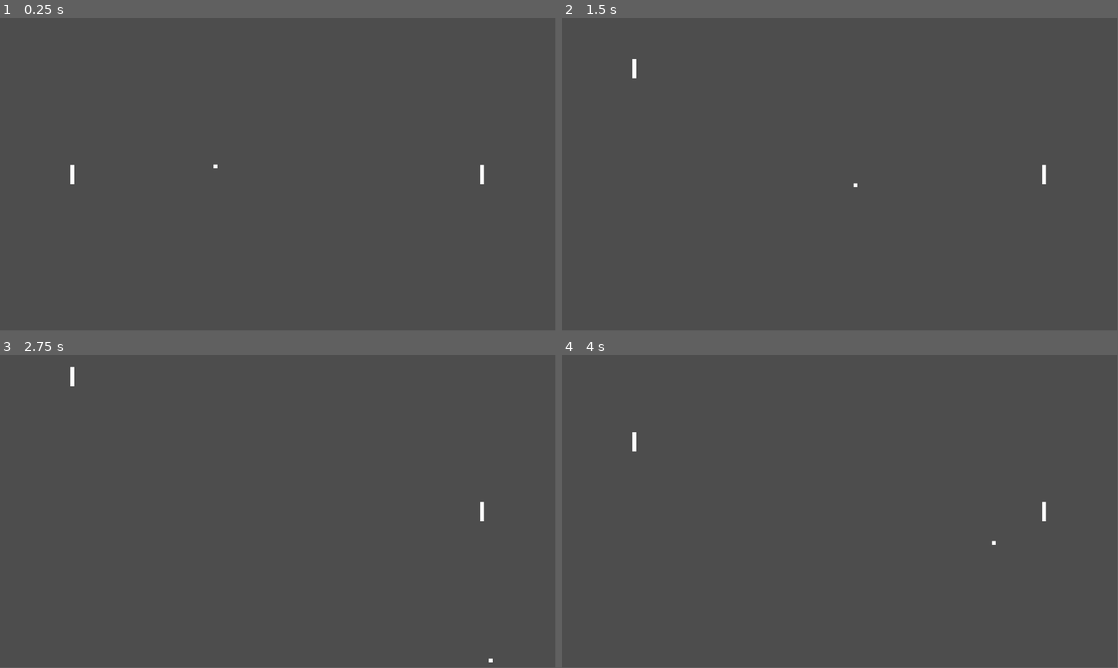
Above: before the commit, frames 1-4 (two rows, left to right).
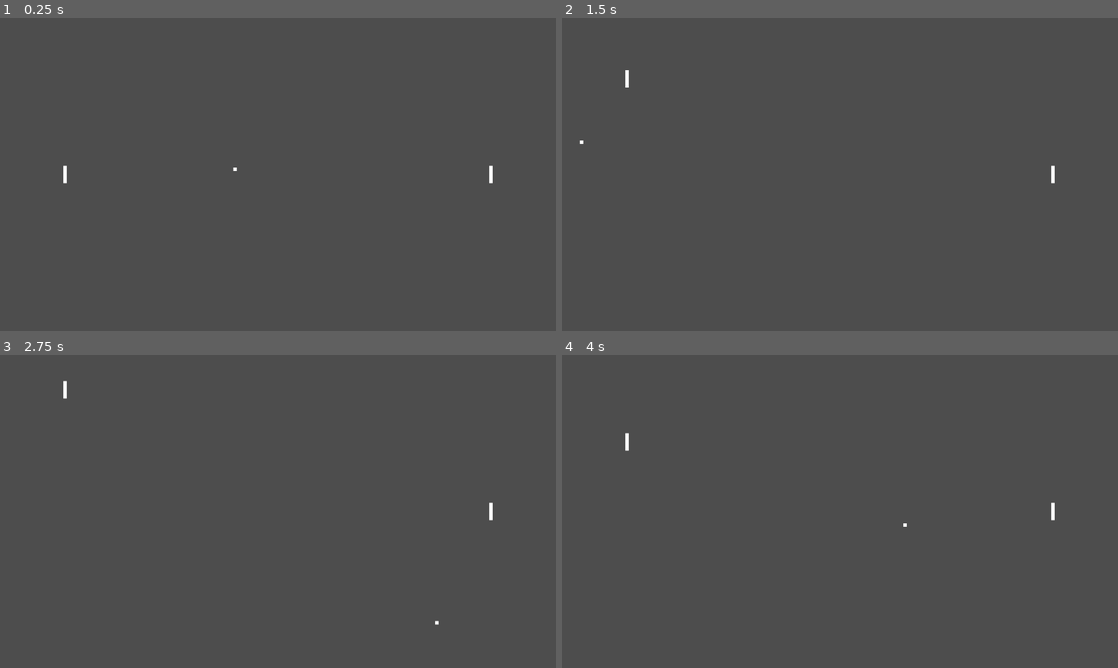
Above: after the commit, the same moments.

Repository: Alexander-Jordan/pong-godot
Game: Godot game, scene res://Scenes/Levels/main.tscn
Two runs of this game, one before a commit and one after it. Both use one fixed random seed, a clock stepped at 60 frames per second and the inputs below.
Inputs:
- Up to frame 1 (0.25 s): no input
- Up to frame 2 (1.5 s): hold W (up) 0.53-1.28 s; hold S (down) from 1.28 s (still down)
- Up to frame 3 (2.75 s): release S (down) at 2.03 s; hold W (up) from 2.03 s (still down)
- Up to frame 4 (4 s): release W (up) at 3.53 s; hold S (down) from 3.53 s (still down)
In our replay, the window is 799x449 before the commit and 800x450 after it. These sizes can differ from the game's own. Grey fills any space a smaller window leaves; there, only what the larger window draws over its background counts as a difference.

The runs differ from the first frame. In frame 1, 0.2% of the frame differs, in the area x 11-89%, y 46-54%; in frame 2, 0.2%; in frame 3, 0.2%; in frame 4, 0.2%.

Commit message:
Use godot physics for ball, add walls and adjust code

Diff:
--- a/Scenes/Levels/main.tscn
+++ b/Scenes/Levels/main.tscn
@@ -1,17 +1,33 @@
-[gd_scene load_steps=3 format=3 uid="uid://dx2uq41jaw7oh"]
+[gd_scene load_steps=4 format=3 uid="uid://dx2uq41jaw7oh"]
 
 [ext_resource type="PackedScene" uid="uid://c873ut5ta8aqv" path="res://Scenes/racket.tscn" id="1_7675b"]
 [ext_resource type="PackedScene" uid="uid://b0xnq3tvsx7u1" path="res://Scenes/ball.tscn" id="2_cvkbu"]
 
+[sub_resource type="SegmentShape2D" id="SegmentShape2D_br5sk"]
+a = Vector2(-640, 0)
+b = Vector2(640, 0)
+
 [node name="Main" type="Node2D"]
 
 [node name="Racket" parent="." instance=ExtResource("1_7675b")]
-position = Vector2(150, 325)
+position = Vector2(150, 360)
 
 [node name="Racket2" parent="." instance=ExtResource("1_7675b")]
-position = Vector2(1000, 325)
+position = Vector2(1130, 360)
 upAction = "up2"
 downAction = "down2"
 
 [node name="ball" parent="." instance=ExtResource("2_cvkbu")]
-position = Vector2(546, 320)
+position = Vector2(640, 360)
+
+[node name="StaticBody2D" type="StaticBody2D" parent="."]
+position = Vector2(640, 0)
+
+[node name="CollisionShape2D" type="CollisionShape2D" parent="StaticBody2D"]
+shape = SubResource("SegmentShape2D_br5sk")
+
+[node name="StaticBody2D2" type="StaticBody2D" parent="."]
+position = Vector2(640, 720)
+
+[node name="CollisionShape2D" type="CollisionShape2D" parent="StaticBody2D2"]
+shape = SubResource("SegmentShape2D_br5sk")
--- a/Scenes/ball.tscn
+++ b/Scenes/ball.tscn
@@ -7,7 +7,7 @@
 [sub_resource type="RectangleShape2D" id="RectangleShape2D_47naq"]
 size = Vector2(8, 8)
 
-[node name="ball" type="Area2D"]
+[node name="ball" type="CharacterBody2D"]
 script = ExtResource("1_k0bxp")
 
 [node name="Sprite2D" type="Sprite2D" parent="."]
@@ -22,5 +22,4 @@
 position = Vector2(-1.78814e-07, 2.38419e-07)
 scale = Vector2(0.4, 0.4)
 
-[connection signal="body_entered" from="." to="." method="_on_body_entered"]
 [connection signal="screen_exited" from="VisibleOnScreenNotifier2D" to="." method="_on_visible_on_screen_notifier_2d_screen_exited"]
--- a/Scripts/ball.gd
+++ b/Scripts/ball.gd
@@ -1,4 +1,4 @@
-extends Area2D
+extends CharacterBody2D
 
 var screen_size:Vector2
 var rng = RandomNumberGenerator.new()
@@ -12,26 +12,16 @@
 	set_random_direction()
 
 # Called every frame. 'delta' is the elapsed time since the previous frame.
-func _process(delta):
-	if direction.length() > 0:
-		direction = direction.normalized() * speed
-
-	if position.y < 0 || position.y > screen_size.y:
-		bounce_off_wall()
-
-	position += direction * delta
+func _physics_process(delta):
+	var collision = move_and_collide(velocity * speed * delta)
+	if collision:
+		velocity = velocity.bounce(collision.get_normal())
 
 func set_random_direction():
 	var zero_or_one = rng.randi_range(0, 1)
 	direction = Vector2(-1 if zero_or_one == 0 else 1, rng.randf_range(-1, 1))
-
-func bounce_off_wall():
-	direction.y = -direction.y if sign(direction.y) == 1 else abs(direction.y)
+	velocity = direction.normalized()
 
 func _on_visible_on_screen_notifier_2d_screen_exited():
 	position = Vector2(screen_size.x/2, screen_size.y/2)
 	set_random_direction()
-
-func _on_body_entered(body):
-	if body.has_method("set_new_ball_direction"):
-		direction = body.set_new_ball_direction(position, direction)
--- a/Scripts/racket.gd
+++ b/Scripts/racket.gd
@@ -1,16 +1,8 @@
 extends CharacterBody2D
-
-# temp variable used to prevent out of bounds
-var screenSize:Vector2
 
 @export var speed:int = 400
 @export var upAction:String = "up"
 @export var downAction:String = "down"
-
-# Called when the node enters the scene tree for the first time.
-func _ready():
-	# get screen size to prevent racket to go out of bounds
-	screenSize = get_viewport_rect().size
 
 func get_input():
 	var direction = Input.get_axis(upAction, downAction)
@@ -19,11 +11,9 @@
 # Called every frame. 'delta' is the elapsed time since the previous frame.
 func _physics_process(delta):
 	get_input()
-	move_and_slide()
-	# simple temp constraint to prevent racket to move out of bounds
-	position.y = clamp(position.y, 0, screenSize.y)
+	move_and_collide(velocity * delta)
 
-func set_new_ball_direction(current_position:Vector2, current_direction:Vector2) -> Vector2:
-	# set new direction by flipping x direction
-	var new_x_direction:float = -current_direction.x if sign(current_direction.x) == 1 else abs(current_direction.x)
-	return Vector2(new_x_direction, current_direction.y)
+func ball_velocity_after_bounce(ball_velocity:Vector2) -> Vector2:
+	# set new direction by flipping x
+	var new_x_direction:float = -ball_velocity.x if sign(ball_velocity.x) == 1 else abs(ball_velocity.x)
+	return Vector2(new_x_direction, ball_velocity.y)
--- a/project.godot
+++ b/project.godot
@@ -13,6 +13,12 @@
 config/name="Pong"
 run/main_scene="res://Scenes/Levels/main.tscn"
 config/features=PackedStringArray("4.1", "Forward Plus")
+
+[display]
+
+window/size/viewport_width=1280
+window/size/viewport_height=720
+window/stretch/mode="viewport"
 
 [input]
 
